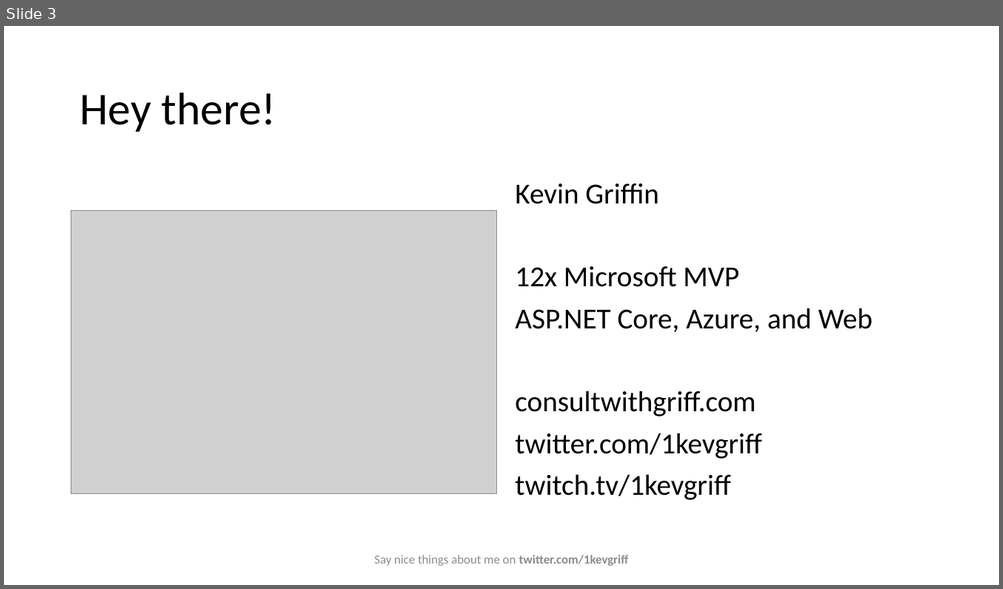
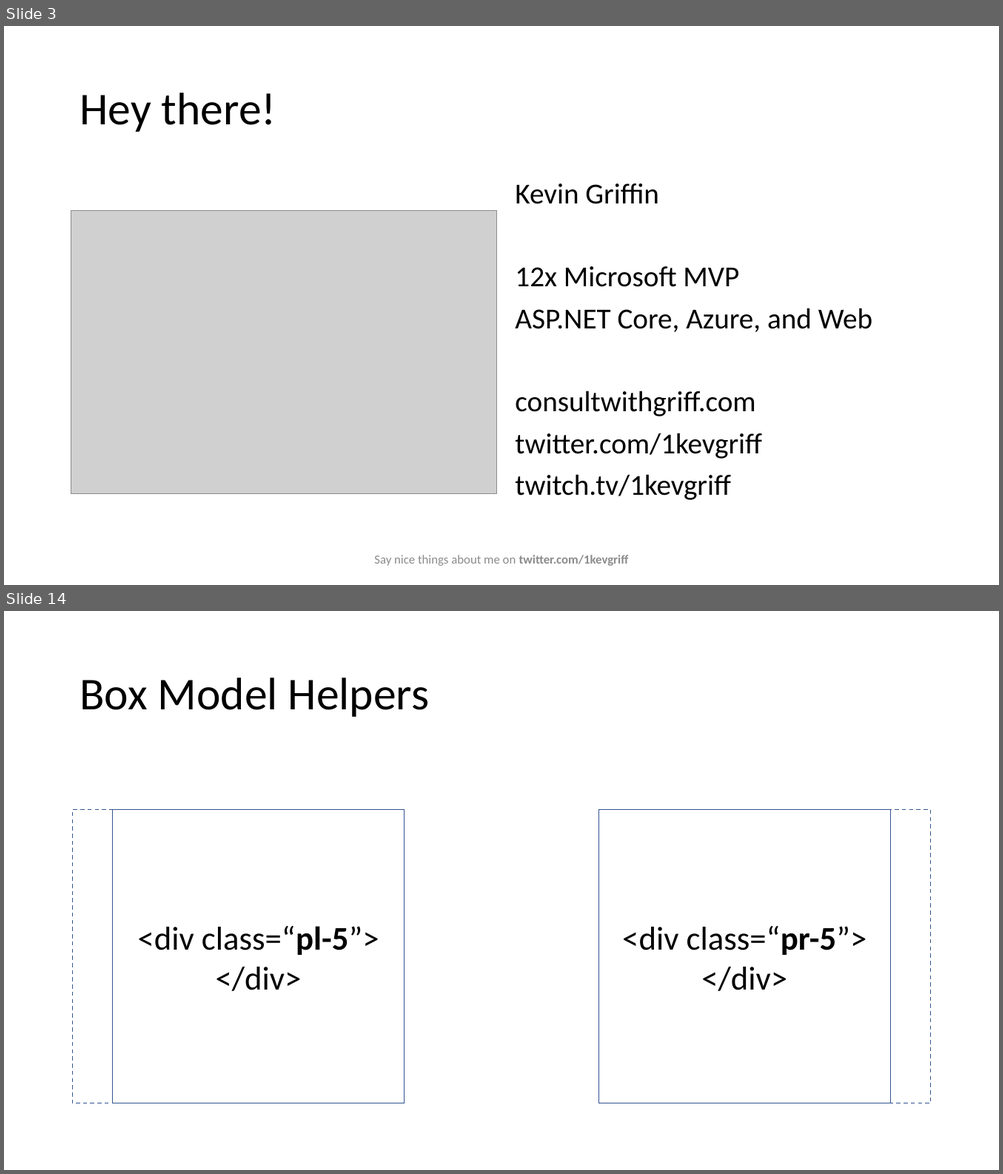
Before and after one commit to 1kevgriff/TailwindEssentials, a slide deck: Slides/Tailwind Essentials.pptx. Shown one above the other, each under a label of ours: slide 3 before the commit, slides 3 and 14 after it; the slides between them are not shown. The pictures are 1003x589 and 1003x1174 pixels, drawn with LibreOffice and Linux fonts; fonts in the diff are those of the drawing; grey boxes stand for pictures. Boxes give left, top, right and bottom in pixels: in the first picture for what was removed or moved away, otherwise in the second. Text is boxed around its words. In the diff, an @@ line names an element or a change of style, - is before the commit and + after.

```diff
--- a/Slides/Tailwind Essentials.pptx
+++ b/Slides/Tailwind Essentials.pptx
@@ slide 14 added at (x1=4, y1=611, x2=999, y2=1170), background #FFFFFF @@
@@ title added at (x1=79, y1=678, x2=430, y2=717), 44 pt, text #000000 @@
+Box Model Helpers
@@ rectangle added at (x1=73, y1=810, x2=404, y2=1104), outline #325491 1 pt dashed @@
@@ rectangle added at (x1=112, y1=810, x2=404, y2=1104), fill #FFFFFF, outline #325491 1 pt, 32 pt, text #000000 @@
+<div class=“pl-5”>
+</div>
@@ rectangle added at (x1=599, y1=810, x2=891, y2=1104), fill #FFFFFF, outline #325491 1 pt, 32 pt, text #000000 @@
+<div class=“pr-5”>
+</div>
@@ rectangle added at (x1=599, y1=810, x2=930, y2=1104), outline #325491 1 pt dashed @@
```
Also in this commit, not shown: 27 other slides added, 1 slide removed, 51 other files.
